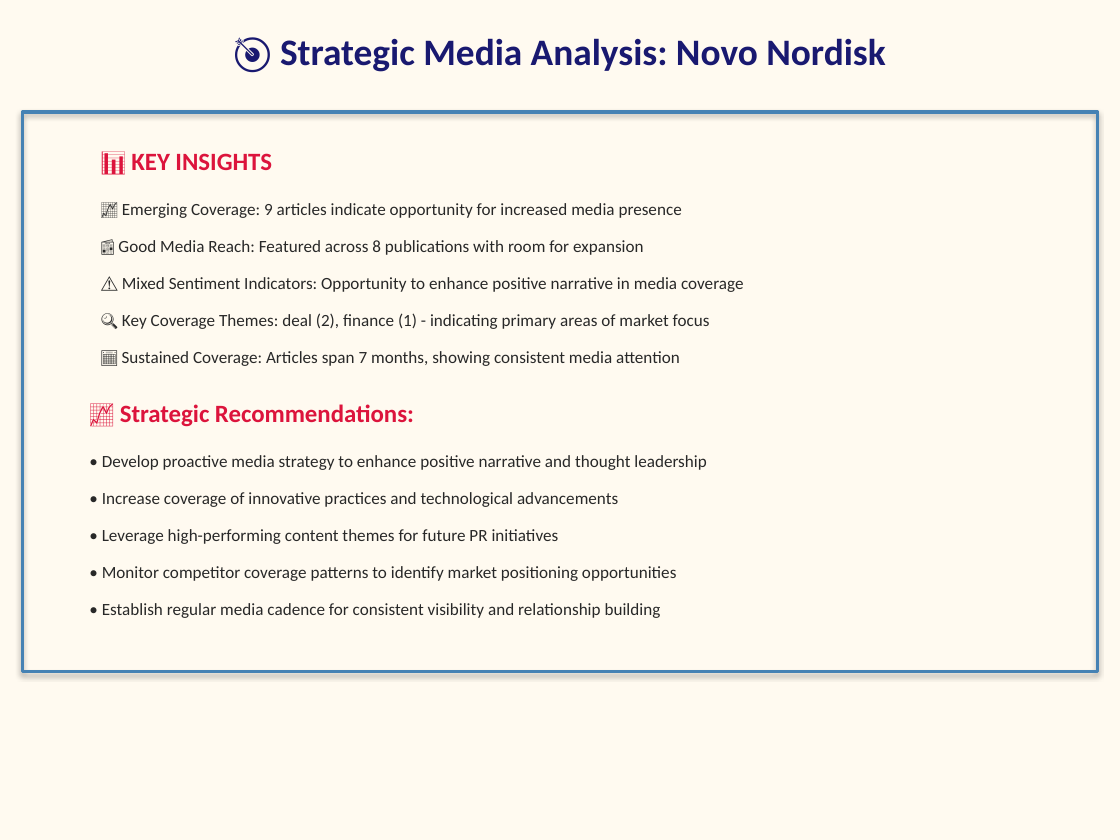
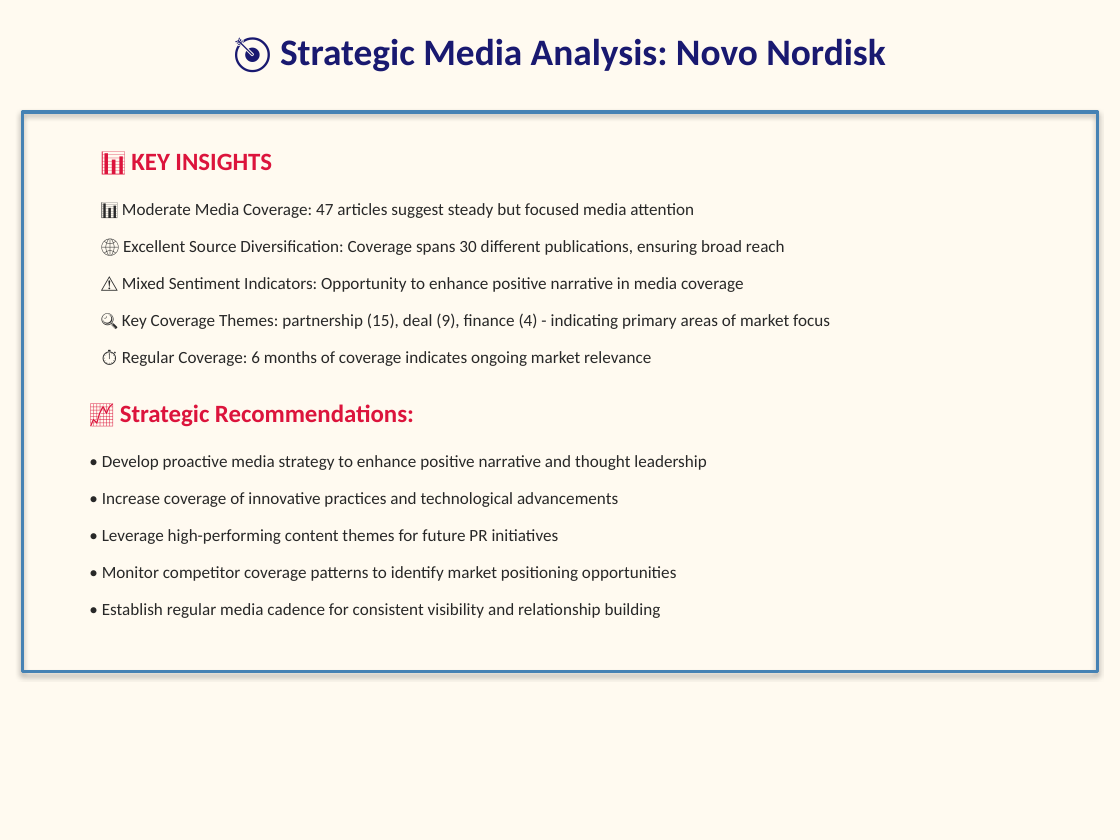
Before and after one commit to GriffinJolly/newsletter-generator, a slide deck: slide 52 of outputs/full_pipeline/Novo_Nordisk/ppt/Novo_Nordisk_consolidated_report.pptx (slide 14 before the commit). Drawn at 1120x840 pixels with LibreOffice and Linux fonts; fonts in the diff are those of the drawing. Boxes give left, top, right and bottom in pixels: in the first picture for what was removed or moved away, otherwise in the second. Text is boxed around its words. In the diff, an @@ line names an element or a change of style, - is before the commit and + after.

```diff
--- a/outputs/full_pipeline/Novo_Nordisk/ppt/Novo_Nordisk_consolidated_report.pptx
+++ b/outputs/full_pipeline/Novo_Nordisk/ppt/Novo_Nordisk_consolidated_report.pptx
@@ text at [122,203,785,255]: text changed @@
-📈 Emerging Coverage: 9 articles indicate opportunity for increased media presence
-📰 Good Media Reach: Featured across 8 publications with room for expansion
+📊 Moderate Media Coverage: 47 articles suggest steady but focused media attention
+🌐 Excellent Source Diversification: Coverage spans 30 different publications, ensuring broad reach
@@ text at [122,313,830,366]: text changed @@
-🔍 Key Coverage Themes: deal (2), finance (1) - indicating primary areas of market focus
-📅 Sustained Coverage: Articles span 7 months, showing consistent media attention
+🔍 Key Coverage Themes: partnership (15), deal (9), finance (4) - indicating primary areas of market focus
+⏱️ Regular Coverage: 6 months of coverage indicates ongoing market relevance
```
Also in this commit, not shown: 13 other slides changed, 38 slides added, 8 other files.
